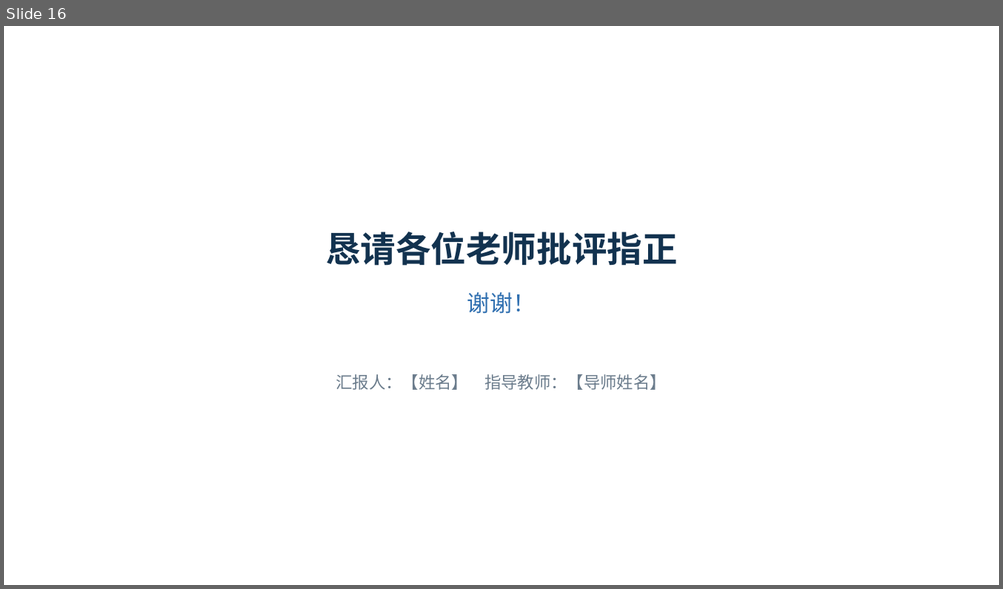
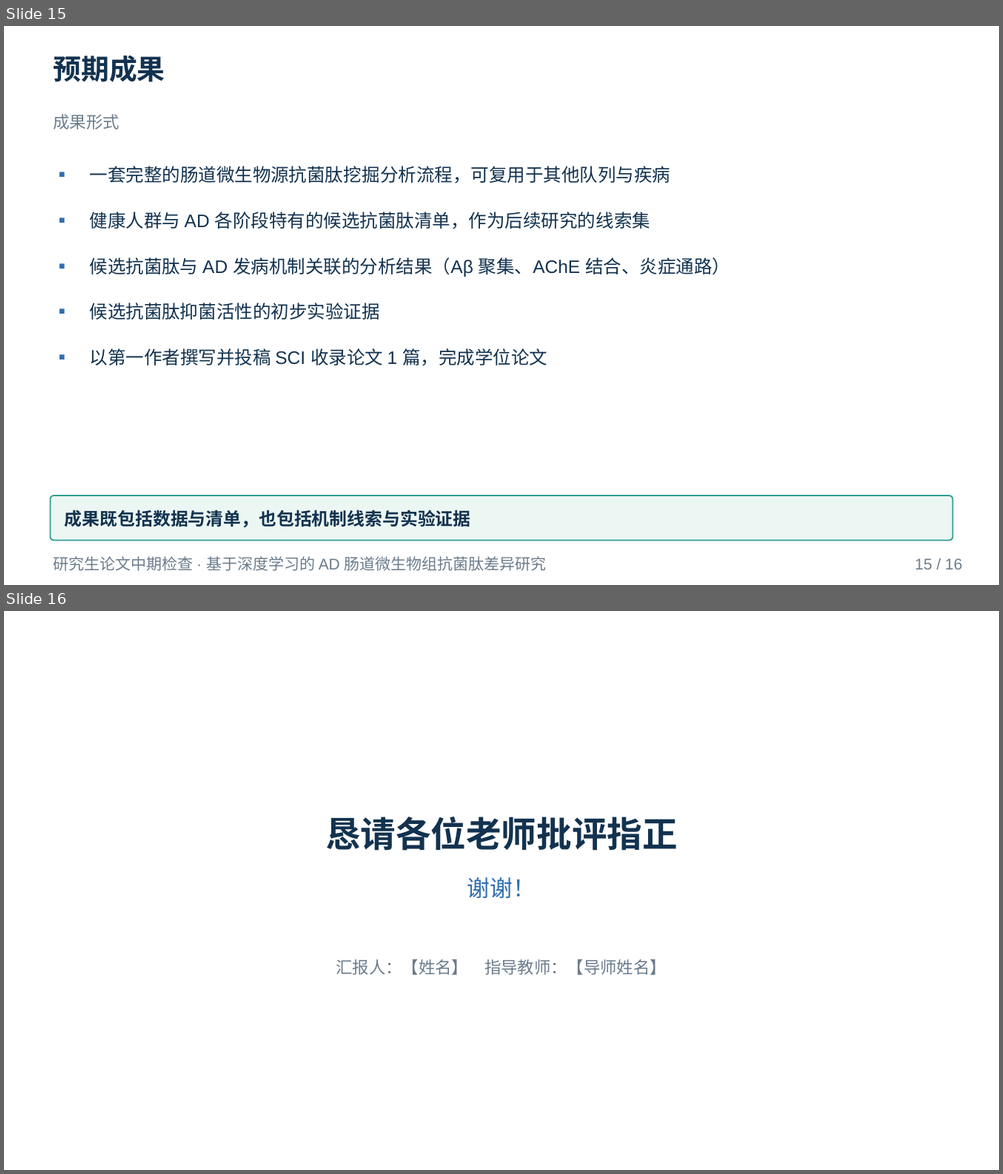
Before and after one commit to mqgg5630-cyber/zhongqi, a slide deck: deliverable/中期答辩.pptx. Shown one above the other, each under a label of ours: slide 16 before the commit, slides 15 and 16 after it. The pictures are 1003x589 and 1003x1174 pixels, drawn with LibreOffice and Linux fonts; fonts in the diff are those of the drawing. Boxes give left, top, right and bottom in pixels: in the first picture for what was removed or moved away, otherwise in the second. Text is boxed around its words. In the diff, an @@ line names an element or a change of style, - is before the commit and + after.

```diff
--- a/deliverable/中期答辩.pptx
+++ b/deliverable/中期答辩.pptx
@@ slide 15 added at (4, 26, 999, 585), background #FFFFFF @@
@@ text added at (54, 55, 165, 82), 27 pt, text #12324F, bold @@
+预期成果
@@ text added at (54, 114, 119, 130), 16 pt, text #6B7C8C @@
+成果形式
@@ text added at (90, 166, 730, 366), 17.5 pt, text #12324F @@
+▪ 一套完整的肠道微生物源抗菌肽挖掘分析流程，可复用于其他队列与疾病
+▪ 健康人群与 AD 各阶段特有的候选抗菌肽清单，作为后续研究的线索集
+▪ 候选抗菌肽与 AD 发病机制关联的分析结果（Aβ 聚集、AChE 结合、炎症通路）
+▪ 候选抗菌肽抑菌活性的初步实验证据
+▪ 以第一作者撰写并投稿 SCI 收录论文 1 篇，完成学位论文
@@ rounded rectangle added at (51, 496, 952, 541), fill #ECF7F4, outline #2F9E8F 1.25 pt, 17 pt, text #12324F, bold @@
+成果既包括数据与清单，也包括机制线索与实验证据
@@ text added at (54, 557, 546, 571), 15 pt, text #6B7C8C @@
+研究生论文中期检查 · 基于深度学习的 AD 肠道微生物组抗菌肽差异研究
@@ text added at (914, 559, 962, 570), 15 pt, text #6B7C8C @@
+15 / 16
```
Also in this commit, not shown: 13 slides changed, 1 slide removed, 24 other files.
